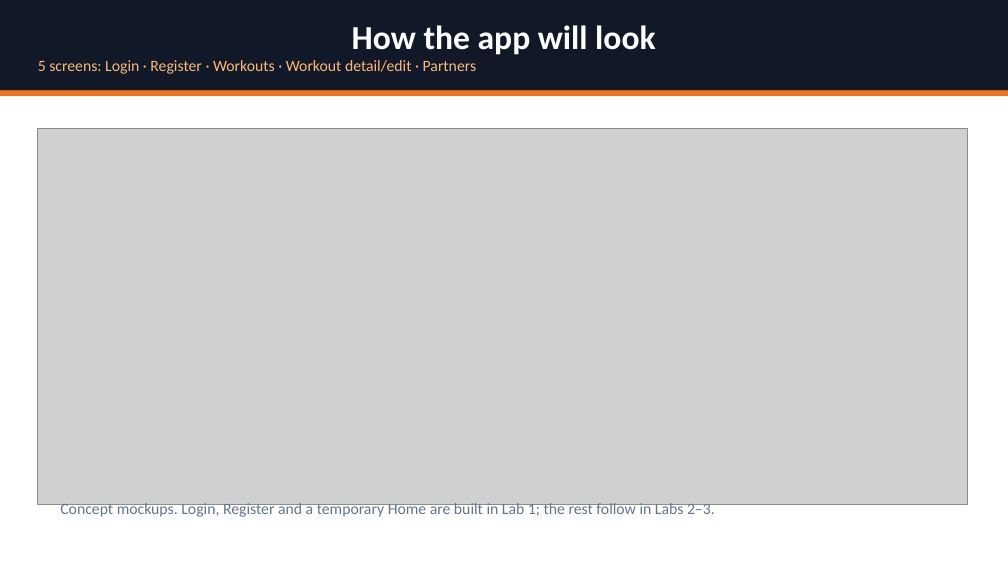
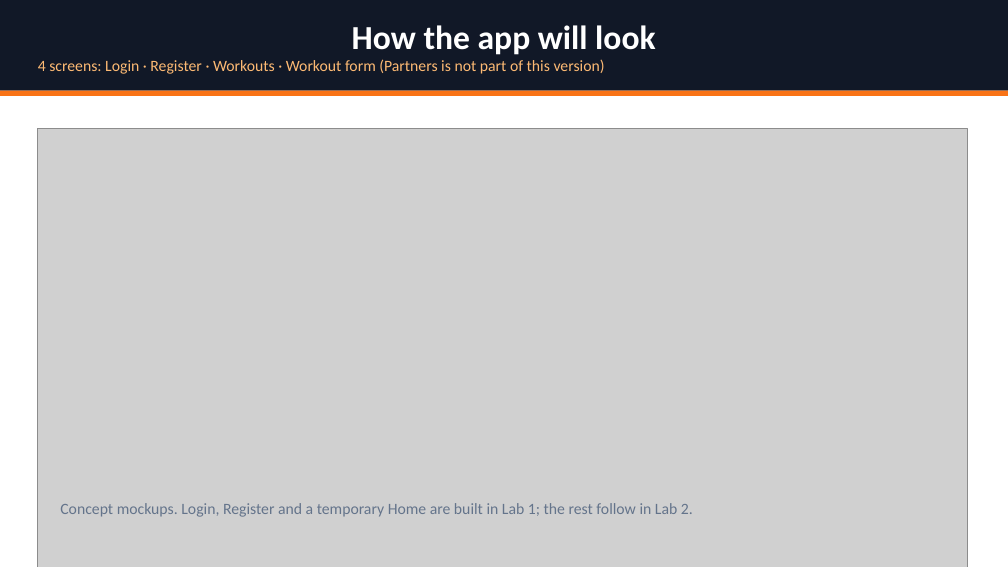
Before and after one commit to Ozodiy/gymbuddy-app, a slide deck: slide 5 of docs/presentation/GymBuddy_Lab1_Presentation.pptx. Drawn at 1008x567 pixels with LibreOffice and Linux fonts; fonts in the diff are those of the drawing; grey boxes stand for pictures. Boxes give left, top, right and bottom in pixels: in the first picture for what was removed or moved away, otherwise in the second. Text is boxed around its words. In the diff, an @@ line names an element or a change of style, - is before the commit and + after.

```diff
--- a/docs/presentation/GymBuddy_Lab1_Presentation.pptx
+++ b/docs/presentation/GymBuddy_Lab1_Presentation.pptx
@@ text in rectangle at <box>38,59,605,74</box>: text changed @@
-5 screens: Login · Register · Workouts · Workout detail/edit · Partners
+4 screens: Login · Register · Workouts · Workout form (Partners is not part of this version)
@@ picture: place and size @@
-picture at <box>38,129,968,504</box>
+picture at <box>38,129,968,567</box>
@@ text at <box>60,503,693,517</box>: text changed @@
-Concept mockups. Login, Register and a temporary Home are built in Lab 1; the rest follow in Labs 2–3.
+Concept mockups. Login, Register and a temporary Home are built in Lab 1; the rest follow in Lab 2.
```
Also in this commit, not shown: 3 other slides changed, 9 other files.
